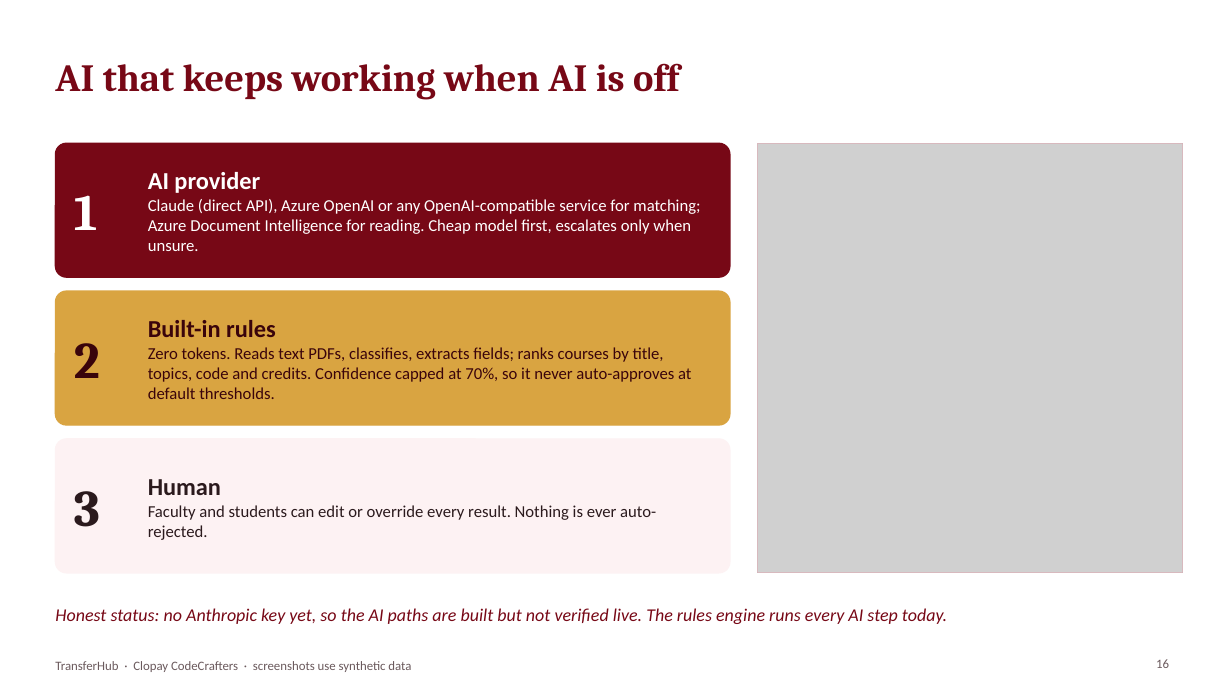
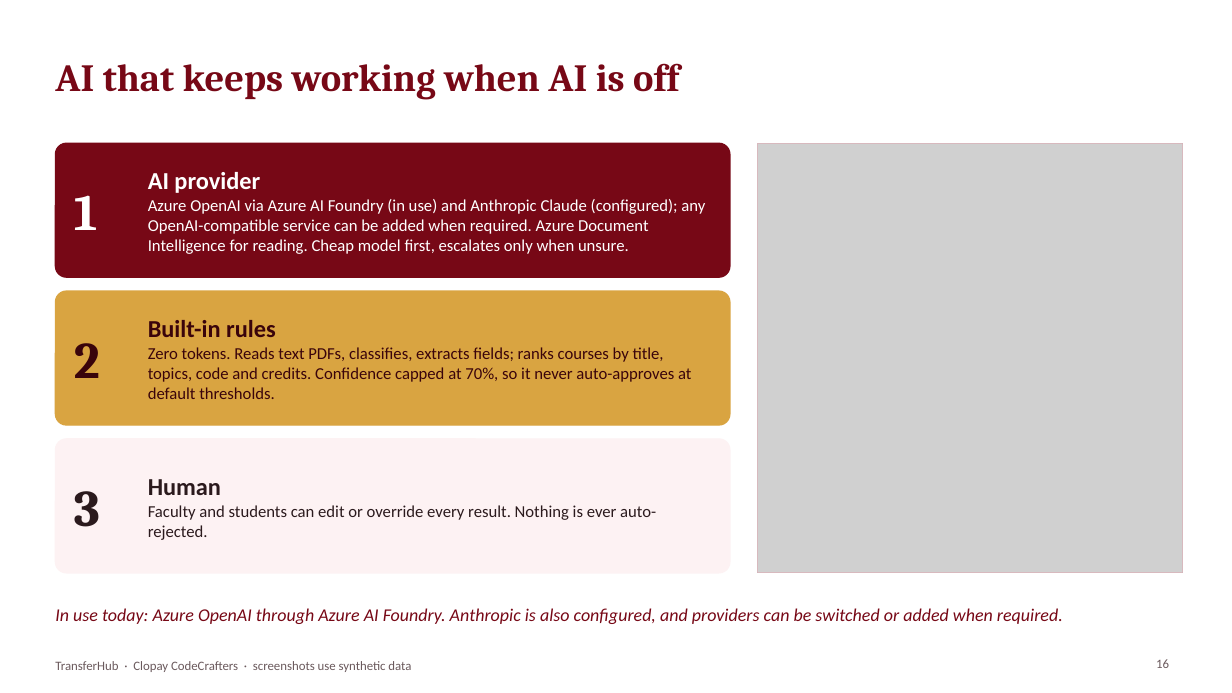
Before and after one commit to raghuramr/transferhub, a slide deck: slide 16 of _designs/deck/TransferHub-Full.pptx. Drawn at 1232x693 pixels with LibreOffice and Linux fonts; fonts in the diff are those of the drawing; grey boxes stand for pictures. Boxes give left, top, right and bottom in pixels: in the first picture for what was removed or moved away, otherwise in the second. Text is boxed around its words. In the diff, an @@ line names an element or a change of style, - is before the commit and + after.

```diff
--- a/_designs/deck/TransferHub-Full.pptx
+++ b/_designs/deck/TransferHub-Full.pptx
@@ text at [148, 199, 705, 254]: text changed @@
-Claude (direct API), Azure OpenAI or any OpenAI-compatible service for matching; Azure Document Intelligence for reading. Cheap model first, escalates only when unsure.
+Azure OpenAI via Azure AI Foundry (in use) and Anthropic Claude (configured); any OpenAI-compatible service can be added when required. Azure Document Intelligence for reading. Cheap model first, escalates only when unsure.
@@ text at [55, 608, 1063, 624]: text changed @@
-Honest status: no Anthropic key yet, so the AI paths are built but not verified live. The rules engine runs every AI step today.
+In use today: Azure OpenAI through Azure AI Foundry. Anthropic is also configured, and providers can be switched or added when required.
```
Also in this commit, not shown: 2 other slides changed, 8 other files.
